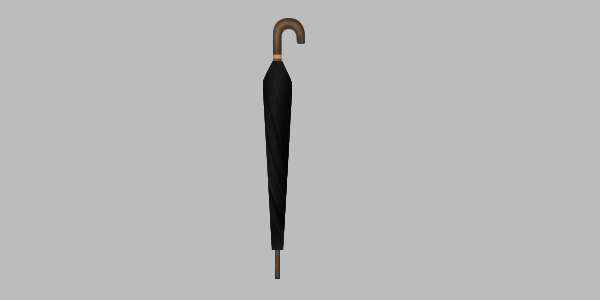
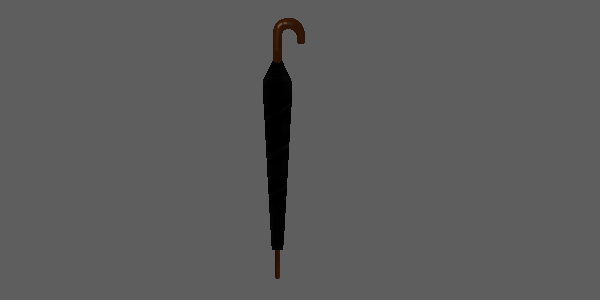
Layered file, before and after one edit (600x300). Changes by layer:
removed group "color" (3 layers) over [263, 18, 305, 279]
moved "body" out of group "color", painted on it over [263, 18, 305, 279]
removed layer "head" from group "color" over [273, 18, 305, 64]
removed layer "tail" from group "color" over [275, 248, 280, 279]
added layer "wood" above "圖層 2" over [273, 18, 305, 279]
painted on "圖層 2" over [0, 0, 600, 300]
